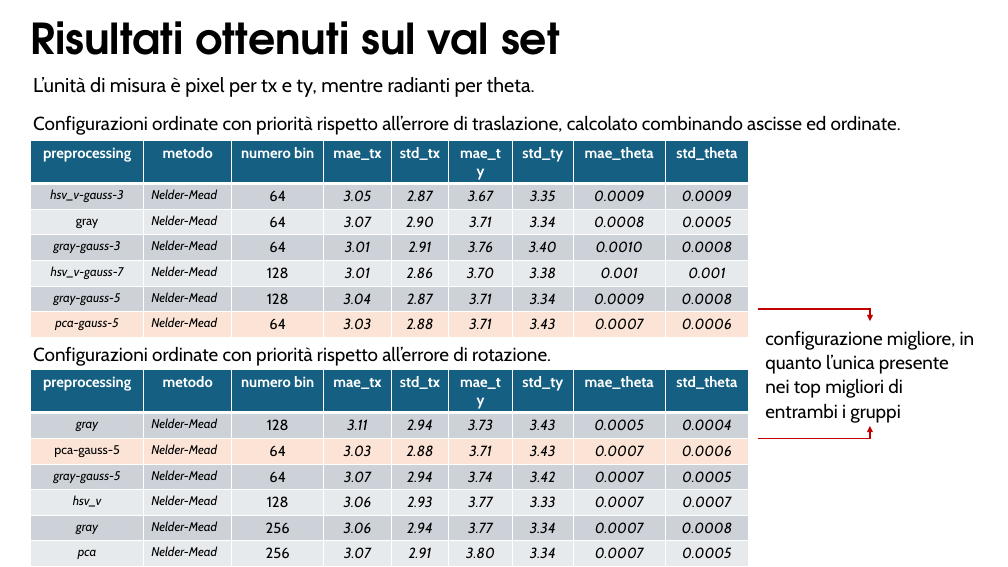
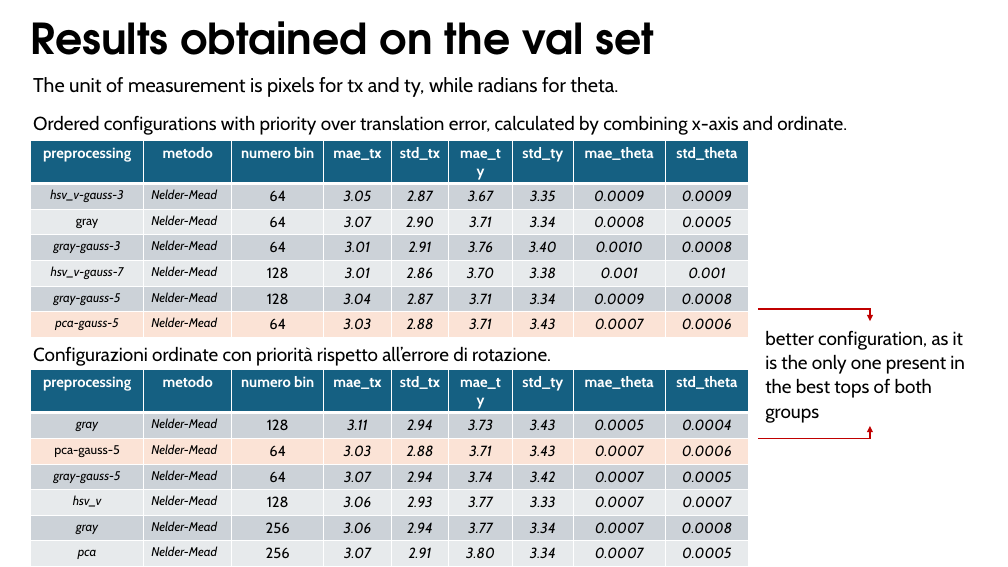
Before and after one commit to Gabro29/vision-course, a slide deck: slide 7 of First Assignment/Assignment_1.pptx. Drawn at 1008x567 pixels with LibreOffice and Linux fonts; fonts in the diff are those of the drawing. Boxes give left, top, right and bottom in pixels: in the first picture for what was removed or moved away, otherwise in the second. Text is boxed around its words. In the diff, an @@ line names an element or a change of style, - is before the commit and + after.

```diff
--- a/First Assignment/Assignment_1.pptx
+++ b/First Assignment/Assignment_1.pptx
@@ text at (x1=31, y1=21, x2=655, y2=55): text changed @@
-Risultati ottenuti sul val set
+Results obtained on the val set
@@ text at (x1=33, y1=77, x2=618, y2=97): text changed @@
-L’unità di misura è pixel per tx e ty, mentre radianti per theta.
+The unit of measurement is pixels for tx and ty, while radians for theta.
@@ text at (x1=33, y1=115, x2=847, y2=135): text changed @@
-Configurazioni ordinate con priorità rispetto all’errore di traslazione, calcolato combinando ascisse ed ordinate.
+Ordered configurations with priority over translation error, calculated by combining x-axis and ordinate.
@@ text at (x1=765, y1=330, x2=965, y2=423): text changed @@
-configurazione migliore, in quanto l’unica presente nei top migliori di entrambi i gruppi
+better configuration, as it is the only one present in the best tops of both groups
```
Also in this commit, not shown: 9 other slides changed, 1 slide added, 1 slide removed, 1 other file.
